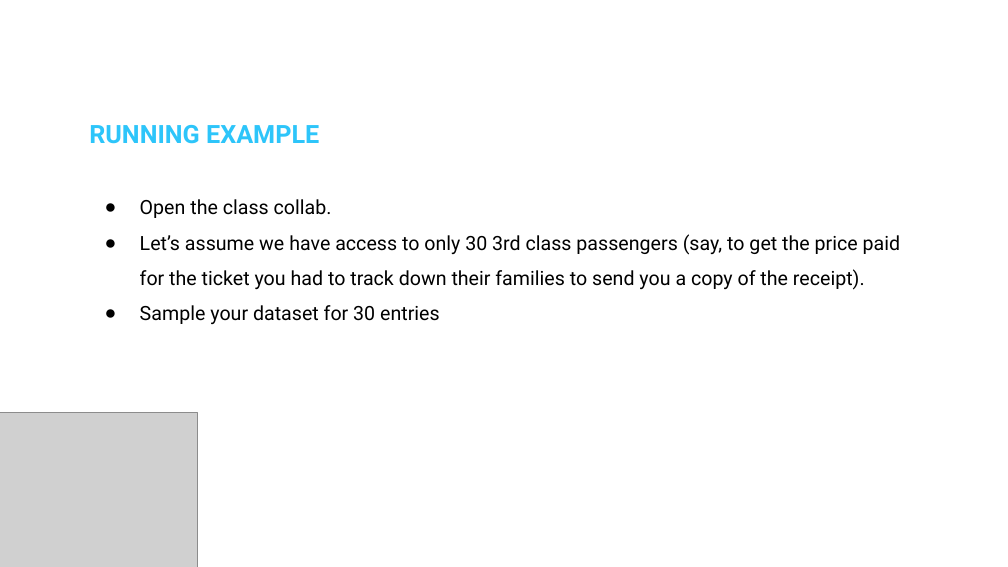
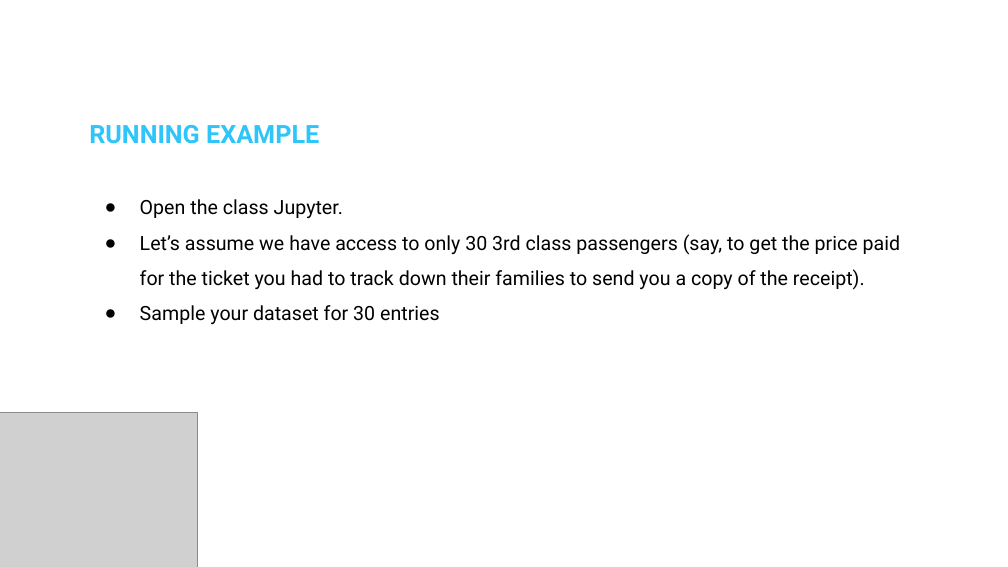
Before and after one commit to DSML-bootcamp/w4-nbs, a slide deck: slide 36 of D3/1. Hypothesis Testing.pptx. Drawn at 1008x567 pixels with LibreOffice and Linux fonts; fonts in the diff are those of the drawing; grey boxes stand for pictures; background and template pictures are left out. Boxes give left, top, right and bottom in pixels: in the first picture for what was removed or moved away, otherwise in the second. Text is boxed around its words. In the diff, an @@ line names an element or a change of style, - is before the commit and + after.

```diff
--- a/D3/1. Hypothesis Testing.pptx
+++ b/D3/1. Hypothesis Testing.pptx
@@ text at (140,199,343,218): text changed @@
-● Open the class collab.
+● Open the class Jupyter.
```
Also in this commit, not shown: 1 other slide changed, 2 other files.
